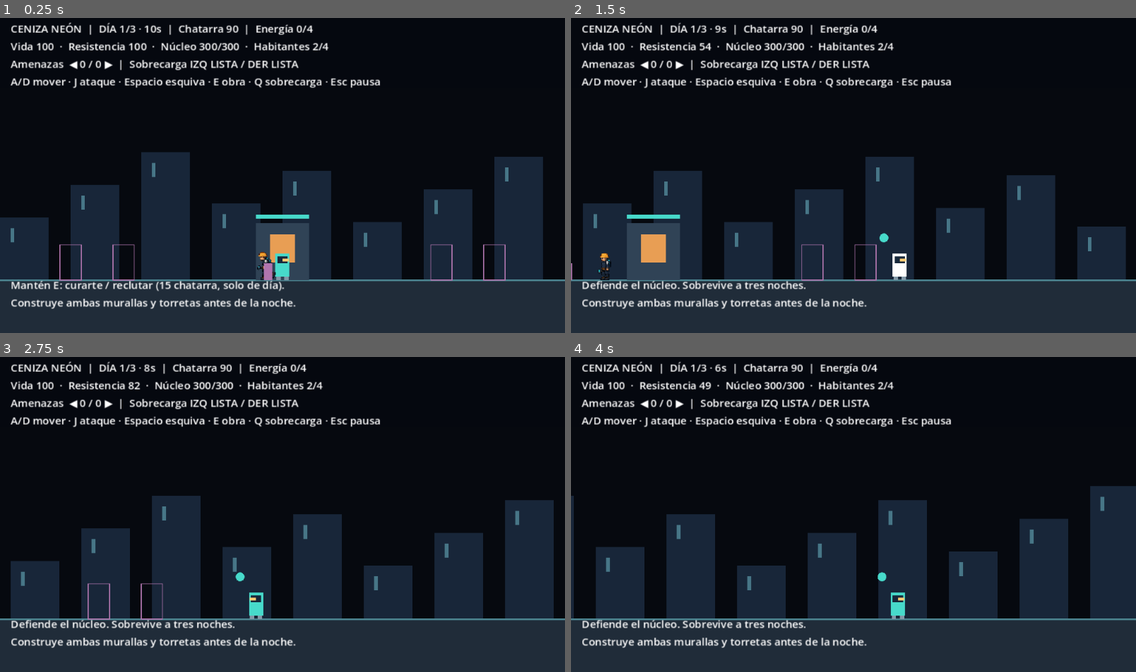
Above: before the commit, frames 1-4 (two rows, left to right).
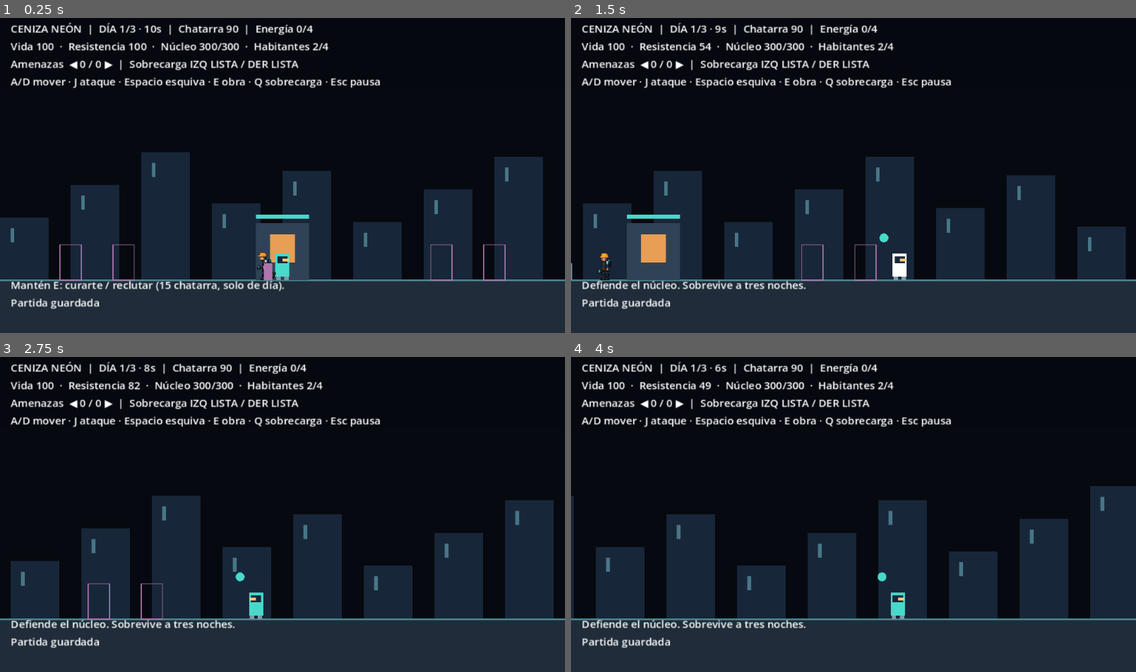
Above: after the commit, the same moments.

Repository: CarlosFloresDev/ceniza-neon
Game: Godot game, scene res://levels/main.tscn
Same seed, same stepped clock (60 frames per second), same inputs: the game is played once before the commit and once after it.
Inputs (mouse positions are in pixels of both pictures, inside the frame that each line leads up to):
- Up to frame 1 (0.25 s): no input
- Up to frame 2 (1.5 s): move the mouse to (977, 159) at 0.52 s; hold J (attack) 0.53-1.28 s; hold D (move_right) from 0.53 s (still down); click (977, 159) at 0.67 s; tap Space (dodge) at 0.8, 1.35 s; move the mouse to (740, 191) at 1.27 s
- Up to frame 3 (2.75 s): tap E (interact) at 1.55 s; move the mouse to (339, 445) at 2.02 s; release D (move_right) at 2.03 s; hold A (move_left) from 2.03 s (still down); hold E (interact) from 2.03 s (still down); tap J (attack) at 2.3 s
- Up to frame 4 (4 s): move the mouse to (825, 577) at 2.77 s; release A (move_left) at 2.78 s; release E (interact) at 2.78 s; hold D (move_right) from 2.78 s (still down); tap J (attack) at 2.85 s; click (825, 577) at 2.92 s; tap Space (dodge) at 3.05, 3.6 s; move the mouse to (1023, 561) at 3.52 s; hold E (interact) from 3.53 s (still down)

The runs differ from the first frame. In frame 1, 0.8% of the frame differs, in the area x 2-53%, y 89-93%; in frame 2, 0.8%; in frame 3, 0.8%; in frame 4, 0.8%.

Commit message:
feat: sistema de guardado y carga
Autoguardado al empezar cada día en user://partida.json (versión 1).
Se reanuda al arrancar y se borra al reiniciar, perder o ganar.
Incluye suite save_system_test (ida y vuelta, archivo corrupto, versión desconocida).

Diff:
--- a/levels/district.gd
+++ b/levels/district.gd
@@ -74,4 +74,5 @@
 	overload.notice_requested.connect(presenter.show_notice)
 	session.frame_finished.connect(view.queue_redraw)
 	presenter.updated.connect($HUD.display)
+	session.initialize()
 	presenter.publish()
--- /dev/null
+++ b/systems/save_system.gd
@@ -0,0 +1,160 @@
+class_name SaveSystem
+extends Node
+
+## Instantánea de preparación. Las referencias las proporciona SessionController.
+var session: SessionController
+var save_path: String = "user://partida.json"
+const PLAYER_FIELDS: Array[String] = ["health", "stamina", "facing", "attack_facing", "cooldown_remaining", "slash_remaining", "invulnerable", "dodge_remaining", "dodge_direction", "respawn_remaining"]
+const OVERLOAD_FIELDS: Array[String] = ["overload_left", "overload_right", "cooldown_left", "cooldown_right"]
+
+func has_save() -> bool:
+	return FileAccess.file_exists(save_path)
+
+func delete_save() -> void:
+	if has_save():
+		DirAccess.remove_absolute(ProjectSettings.globalize_path(save_path))
+
+func _fields(object: Object, names: Array[String]) -> Dictionary:
+	var result: Dictionary = {}
+	for field: String in names:
+		result[field] = object.get(field)
+	return result
+
+func _apply(object: Object, values: Dictionary) -> void:
+	for field: String in values:
+		object.set(field, values[field])
+
+func _snapshot() -> Dictionary:
+	var structures: Array = []
+	for site: ConstructionSite in session.bank.sites:
+		structures.append({"kind": String(site.kind), "x": site.x, "hp": site.hp,
+			"ordered": site.ordered, "progress": site.progress, "shot": site.shot})
+	var workers: Array = []
+	for worker: ColonyWorker in session.colony.workers:
+		workers.append({"role": String(worker.role), "side": worker.side, "x": worker.x,
+			"job": worker.job, "gather": worker.gather, "cargo": worker.cargo})
+	var player: Dictionary = _fields(session.player, PLAYER_FIELDS)
+	player["x"] = session.player.position.x
+	player["y"] = session.player.position.y
+	player["velocity_x"] = session.player.velocity.x
+	player["velocity_y"] = session.player.velocity.y
+	return {"version": 1, "day": session.cycle.day, "phase": session.cycle.phase,
+		"scrap": session.bank.scrap, "energy_capacity": session.bank.energy_capacity,
+		"core_health": session.core.health, "player": player, "structures": structures,
+		"workers": workers, "overload": _fields(session.overload, OVERLOAD_FIELDS),
+		"drone_timer": session.defenses.drone_timer}
+
+func save_game() -> bool:
+	var data: Dictionary = _snapshot()
+	if session.finished or not _valid(data):
+		return false
+	var file: FileAccess = FileAccess.open(save_path, FileAccess.WRITE)
+	if file == null:
+		return false
+	file.store_string(JSON.stringify(data))
+	file.flush()
+	var success: bool = file.get_error() == OK
+	file.close()
+	return success
+
+func load_game() -> bool:
+	if not has_save():
+		return false
+	var file: FileAccess = FileAccess.open(save_path, FileAccess.READ)
+	if file == null:
+		return false
+	var parser: JSON = JSON.new()
+	var error: Error = parser.parse(file.get_as_text())
+	file.close()
+	if error != OK or not _valid(parser.data):
+		return false
+	# Validar todo antes de modificar la sesión evita cargas parciales.
+	var data: Dictionary = parser.data
+	session.cycle.day = int(data.day)
+	session.cycle.phase = data.phase
+	session.cycle.phase_remaining = session.cycle.config.day_duration
+	session.bank.scrap = int(data.scrap)
+	session.bank.energy_capacity = int(data.energy_capacity)
+	session.core.health = int(data.core_health)
+	for index: int in range(data.structures.size()):
+		var site: ConstructionSite = session.bank.sites[index]
+		for field: String in ["hp", "ordered", "progress", "shot"]:
+			site.set(field, data.structures[index][field])
+		site.queue_redraw()
+	for worker: ColonyWorker in session.colony.workers:
+		worker.free()
+	session.colony.workers.clear()
+	for saved: Dictionary in data.workers:
+		session.colony.add_worker(StringName(saved.role))
+		var worker: ColonyWorker = session.colony.workers.back()
+		for field: String in ["side", "x", "job", "gather", "cargo"]:
+			worker.set(field, saved[field])
+	for field: String in PLAYER_FIELDS:
+		session.player.set(field, data.player[field])
+	session.player.position = Vector2(data.player.x, data.player.y)
+	session.player.velocity = Vector2(data.player.velocity_x, data.player.velocity_y)
+	session.player.refresh_state()
+	_apply(session.overload, data.overload)
+	session.overload.tick(0.0)
+	session.defenses.drone_timer = data.drone_timer
+	session.bank.changed.emit(session.bank.scrap, session.bank.energy_used(), session.bank.energy_capacity)
+	return true
+
+func _number(data: Dictionary, key: String, minimum: float, maximum: float, integer: bool = false) -> bool:
+	var value: Variant = data.get(key)
+	if not (value is int or value is float):
+		return false
+	return is_finite(float(value)) and value >= minimum and value <= maximum and (not integer or float(value) == floorf(float(value)))
+
+func _valid(value: Variant) -> bool:
+	if not value is Dictionary:
+		return false
+	var data: Dictionary = value
+	if not _number(data, "version", 1, 1, true) or data.get("phase") != "DÍA":
+		return false
+	if not _number(data, "day", 1, session.cycle.config.nights, true) or not _number(data, "core_health", 1, session.core.health_component.maximum, true):
+		return false
+	for field: String in ["scrap", "energy_capacity"]:
+		if not _number(data, field, 0, 2147483647, true):
+			return false
+	if not _number(data, "drone_timer", 0, GameRules.DRONE_INTERVAL):
+		return false
+	if not data.get("player") is Dictionary or not data.get("overload") is Dictionary:
+		return false
+	for field: String in PLAYER_FIELDS + ["x", "y", "velocity_x", "velocity_y"]:
+		if not _number(data.player, field, -1000000, 1000000):
+			return false
+	if not _number(data.player, "health", 0, Player.MAX_HEALTH, true) or not _number(data.player, "stamina", 0, Player.MAX_STAMINA):
+		return false
+	for field: String in OVERLOAD_FIELDS:
+		if not _number(data.overload, field, 0, GameRules.OVERLOAD_COOLDOWN):
+			return false
+	if data.overload.size() != OVERLOAD_FIELDS.size():
+		return false
+	if not data.get("structures") is Array or data.structures.size() != session.bank.sites.size():
+		return false
+	for index: int in range(data.structures.size()):
+		var entry: Variant = data.structures[index]
+		var site: ConstructionSite = session.bank.sites[index]
+		if not entry is Dictionary:
+			return false
+		if entry.get("kind") != String(site.kind) or not _number(entry, "x", site.x, site.x) or not entry.get("ordered") is bool:
+			return false
+		if not _number(entry, "hp", 0, site.max_hp, true) or not _number(entry, "progress", 0, GameRules.BUILD_TIME) or not _number(entry, "shot", 0, maxf(site.data.interval, site.data.overloaded_interval)):
+			return false
+	if not data.get("workers") is Array or data.workers.size() < GameRules.INITIAL_POPULATION or data.workers.size() > GameRules.POPULATION:
+		return false
+	var jobs: Array[int] = []
+	for entry: Variant in data.workers:
+		if not entry is Dictionary or entry.get("role") not in ["builder", "collector"]:
+			return false
+		var worker_data: WorkerData = session.colony.builder_data if entry.role == "builder" else session.colony.collector_data
+		if not _number(entry, "side", -1, 1) or absf(entry.side) != 1 or not _number(entry, "x", -1000000, 1000000):
+			return false
+		if not _number(entry, "job", -1, data.structures.size() - 1, true) or not _number(entry, "cargo", 0, worker_data.cargo, true) or not _number(entry, "gather", 0, worker_data.gather_time):
+			return false
+		if entry.job >= 0:
+			if entry.role != "builder" or int(entry.job) in jobs or not data.structures[int(entry.job)].ordered:
+				return false
+			jobs.append(int(entry.job))
+	return true
--- a/systems/session_controller.gd
+++ b/systems/session_controller.gd
@@ -14,11 +14,35 @@
 var presenter: HudPresenter
 var finished: bool = false
 var won: bool = false
+var persistence_enabled: bool = true
+var save_system: SaveSystem
+
+func initialize() -> void:
+	if not persistence_enabled:
+		return
+	if save_system == null:
+		save_system = SaveSystem.new()
+		add_child(save_system)
+	save_system.session = self
+	cycle.phase_changed.connect(on_phase_changed)
+	if save_system.has_save() and save_system.load_game():
+		presenter.show_notice("Partida cargada")
+	else:
+		on_phase_changed(cycle.phase, cycle.day)
+
+func on_phase_changed(phase: String, _day: int) -> void:
+	if phase == "DÍA" and save_system != null and save_system.save_game():
+		presenter.show_notice("Partida guardada")
+
+func restart() -> void:
+	if save_system != null:
+		save_system.delete_save()
+	get_tree().paused = false
+	get_tree().reload_current_scene()
 
 func _process(delta: float) -> void:
 	if Input.is_action_just_pressed("restart") and finished:
-		get_tree().paused = false
-		get_tree().reload_current_scene()
+		restart()
 		return
 	if Input.is_action_just_pressed("pause") and not finished:
 		get_tree().paused = not get_tree().paused
@@ -51,6 +75,8 @@
 	finish(true)
 
 func finish(victory: bool) -> void:
+	if save_system != null:
+		save_system.delete_save()
 	finished = true
 	won = victory
 	player.enabled = false
--- a/tests/combat_smoke.gd
+++ b/tests/combat_smoke.gd
@@ -5,6 +5,7 @@
 
 func run_checks() -> void:
 	var world: District = load("res://levels/main.tscn").instantiate() as District
+	(world.get_node("Session") as SessionController).persistence_enabled = false
 	root.add_child(world)
 	var player: Player = world.player
 	player.attack_damage = 25
--- a/tests/director_test.gd
+++ b/tests/director_test.gd
@@ -21,6 +21,7 @@
 
 func run_checks() -> void:
 	var world: District = load("res://levels/main.tscn").instantiate() as District
+	(world.get_node("Session") as SessionController).persistence_enabled = false
 	root.add_child(world)
 	world.session.set_process(false)
 	world.player.set_physics_process(false)
--- a/tests/errante_animation_smoke.gd
+++ b/tests/errante_animation_smoke.gd
@@ -13,6 +13,7 @@
 
 func run_checks() -> void:
 	var world: District = load("res://levels/main.tscn").instantiate() as District
+	(world.get_node("Session") as SessionController).persistence_enabled = false
 	root.add_child(world)
 	world.session.set_process(false)
 	world.player.set_physics_process(false)
--- a/tests/run_all.gd
+++ b/tests/run_all.gd
@@ -2,6 +2,7 @@
 
 const SUITES: Array[String] = [
 	"static_check",
+	"save_system_test",
 	"combat_smoke", "siege_smoke", "errante_animation_smoke",
 	"health_component_test", "resource_test", "director_test", "visual_integration_test",
 	"session_simulation", "session_simulation --assist"
--- /dev/null
+++ b/tests/save_system_test.gd
@@ -0,0 +1,109 @@
+extends SceneTree
+
+const TEST_PATH: String = "user://partida_test.json"
+var checks: int = 0
+var failures: int = 0
+
+func _initialize() -> void:
+	call_deferred("run_checks")
+
+func verify(condition: bool, description: String) -> void:
+	checks += 1
+	if not condition:
+		failures += 1
+		push_error(description)
+
+func create_world() -> District:
+	var world: District = load("res://levels/main.tscn").instantiate() as District
+	var session: SessionController = world.get_node("Session") as SessionController
+	session.save_system = SaveSystem.new()
+	session.save_system.save_path = TEST_PATH
+	session.add_child(session.save_system)
+	root.add_child(world)
+	session.set_process(false)
+	world.player.set_physics_process(false)
+	return world
+
+func write_file(contents: String) -> void:
+	var file: FileAccess = FileAccess.open(TEST_PATH, FileAccess.WRITE)
+	file.store_string(contents)
+	file.close()
+
+func run_checks() -> void:
+	DirAccess.remove_absolute(ProjectSettings.globalize_path(TEST_PATH))
+	var world: District = create_world()
+	var save: SaveSystem = world.session.save_system
+	verify(save.has_save(), "El primer día se guarda automáticamente")
+	world.cycle.day = 2
+	world.bank.scrap = 123
+	world.bank.energy_capacity = 9
+	world.core.health = 210
+	world.player.health = 63
+	world.player.position.x = -110
+	world.player.stamina = 48
+	world.colony.add_worker(&"builder")
+	world.colony.add_worker(&"collector")
+	world.colony.workers[1].cargo = 8
+	world.colony.workers[1].x = -150
+	world.colony.workers[3].gather = 1.5
+	world.construction.sites[0].hp = 71
+	world.construction.sites[0].ordered = true
+	world.construction.sites[0].progress = 1.25
+	world.colony.workers[0].job = 0
+	world.construction.sites[1].hp = 42
+	world.construction.sites[3].ordered = true
+	world.overload.cooldown_left = 5
+	verify(save.save_game(), "Guardar estado con obras y habitantes")
+	var expected: String = JSON.stringify(save._snapshot())
+	world.bank.scrap = 0
+	world.player.health = 1
+	world.core.health = 1
+	world.cycle.day = 3
+	world.construction.sites[0].complete_work()
+	world.colony.workers[1].cargo = 0
+	world.overload.cooldown_left = 0
+	verify(save.load_game(), "Cargar instantánea válida")
+	verify(JSON.stringify(save._snapshot()) == expected, "Ida y vuelta conserva todo el estado")
+	verify(world.bank.energy_used() == 4, "Energía usada se deriva de torretas y reservas")
+	world.free()
+	world = create_world()
+	save = world.session.save_system
+	verify(JSON.stringify(save._snapshot()) == expected, "Reabrir restaura sin duplicar habitantes ni premios")
+	verify(world.cycle.phase_remaining == world.cycle.config.day_duration, "Reanudar al inicio del día conservando duración de pruebas")
+	for corrupt: String in ["{roto", "[]", '{"version":99}', '{"version":1}']:
+		write_file(corrupt)
+		verify(not save.load_game(), "Rechazar JSON corrupto, incompleto o versión desconocida")
+		verify(JSON.stringify(save._snapshot()) == expected, "Un fallo no modifica parcialmente el estado")
+	var invalid: Dictionary = save._snapshot()
+	invalid.workers[0].job = 999
+	write_file(JSON.stringify(invalid))
+	verify(not save.load_game(), "Rechazar referencias de obra fuera de rango")
+	invalid = save._snapshot()
+	invalid.version = 2
+	write_file(JSON.stringify(invalid))
+	verify(not save.load_game(), "Rechazar versión desconocida con datos completos")
+	world.free()
+	world = create_world()
+	save = world.session.save_system
+	verify(world.cycle.day == 1 and world.bank.scrap == GameRules.INITIAL_SCRAP, "Archivo inválido inicia partida nueva")
+	world.cycle.day = 1
+	world.cycle.phase = "NOCHE"
+	world.cycle.phase_remaining = 0
+	world.director.start(1)
+	world.director.spawn_count = world.director.wave.enemies.size()
+	var scrap: int = world.bank.scrap
+	world.cycle.update_phase(0)
+	verify(world.cycle.day == 2 and world.presenter.notice == "Partida guardada", "Autoguardado y aviso al amanecer")
+	world.bank.scrap = 0
+	verify(save.load_game() and world.bank.scrap == scrap + world.cycle.config.dawn_scrap, "Guardar después de recompensas del amanecer")
+	world.session.finish(false)
+	verify(not save.has_save(), "Derrota elimina guardado")
+	world.session.finished = false
+	verify(save.save_game(), "Preparar guardado para victoria")
+	world.session.win()
+	verify(not save.has_save(), "Victoria elimina guardado")
+	save.delete_save()
+	verify(not save.load_game(), "Archivo ausente se ignora")
+	world.free()
+	print("Guardado: %d comprobaciones; %d fallos" % [checks, failures])
+	quit(1 if failures > 0 else 0)
--- a/tests/session_simulation.gd
+++ b/tests/session_simulation.gd
@@ -6,6 +6,7 @@
 func simulate() -> void:
 	var assist: bool = "--assist" in OS.get_cmdline_user_args()
 	var world: District = load("res://levels/main.tscn").instantiate() as District
+	(world.get_node("Session") as SessionController).persistence_enabled = false
 	root.add_child(world)
 	world.session.set_process(false)
 	world.player.set_physics_process(false)
--- a/tests/siege_smoke.gd
+++ b/tests/siege_smoke.gd
@@ -13,6 +13,7 @@
 
 func run_checks() -> void:
 	var world: District = load("res://levels/main.tscn").instantiate() as District
+	(world.get_node("Session") as SessionController).persistence_enabled = false
 	root.add_child(world)
 	world.session.set_process(false)
 	world.player.set_physics_process(false)
@@ -92,6 +93,7 @@
 	world.queue_free()
 	await process_frame
 	var defeat: District = load("res://levels/main.tscn").instantiate() as District
+	(defeat.get_node("Session") as SessionController).persistence_enabled = false
 	root.add_child(defeat)
 	defeat.core.health = 0
 	defeat.session._process(0.1)
--- a/tests/visual_integration_test.gd
+++ b/tests/visual_integration_test.gd
@@ -14,6 +14,7 @@
 
 func run_checks() -> void:
 	var world: District = load("res://levels/main.tscn").instantiate() as District
+	(world.get_node("Session") as SessionController).persistence_enabled = false
 	root.add_child(world)
 	world.session.set_process(false)
 	world.player.set_physics_process(false)
Not shown, added: systems/save_system.gd.uid
Not shown, added: tests/save_system_test.gd.uid
Not shown, changed: docs/ARQUITECTURA.md
